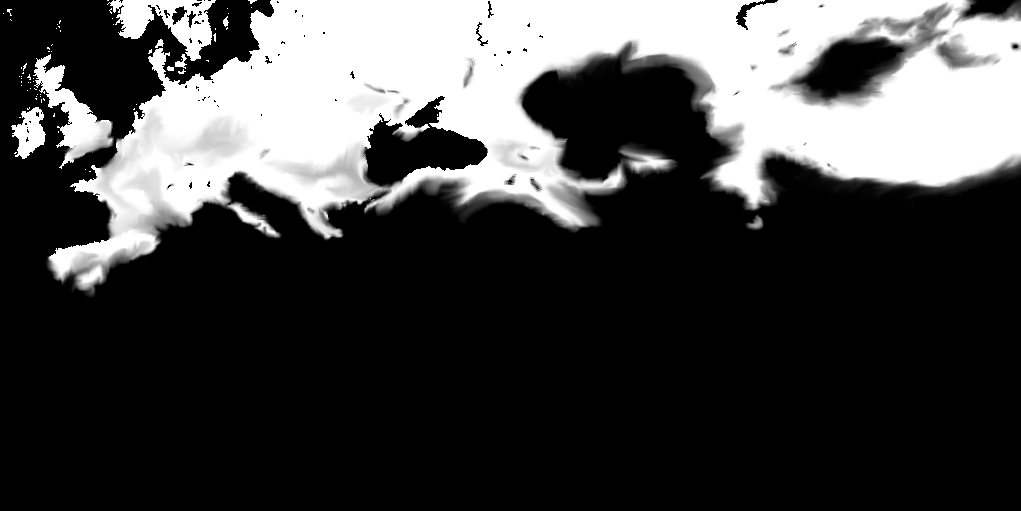
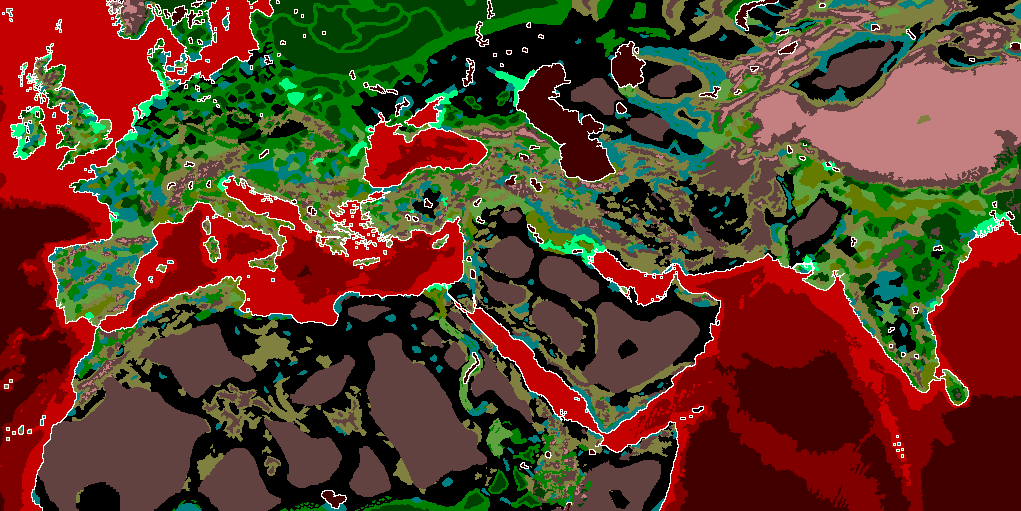
Layers edited between the first and the second 1021x511 image:
showed "map_ground_types_blocked_access" over [25,0,1020,511]
showed "map_ground_types" over [0,0,1021,511]
hid "map_snow.tga" over [0,0,1021,511]
